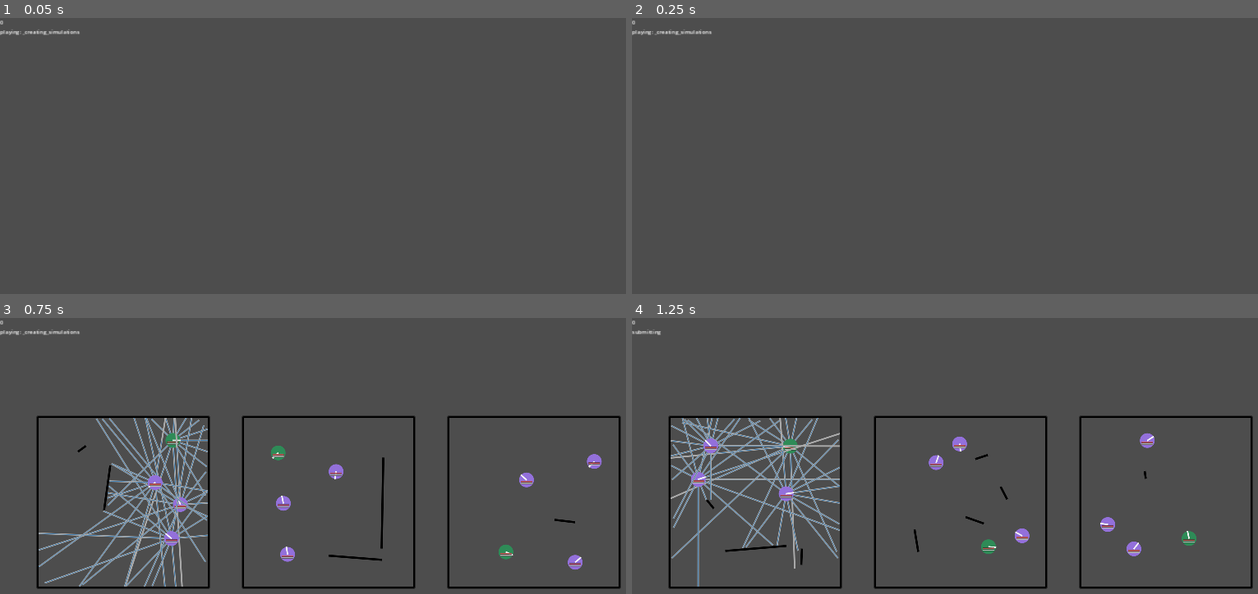
Above: before the commit, frames 1-4 (two rows, left to right).
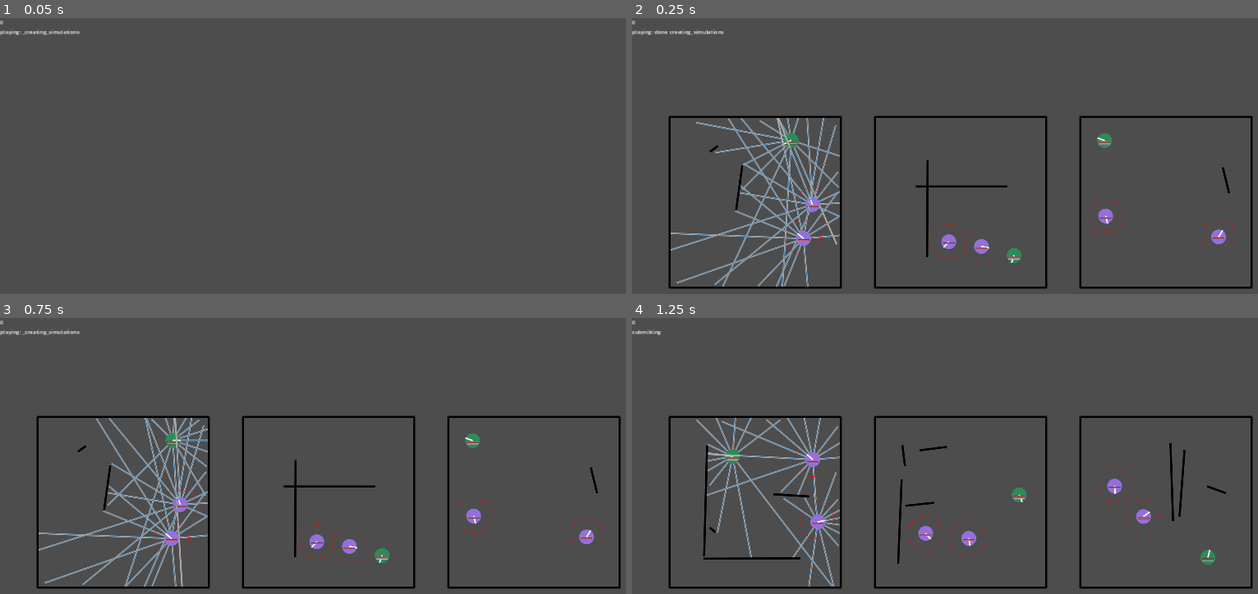
Above: after the commit, the same moments.

Repository: stokatyan/godot-ai
Game: Godot game, scene res://ZombieGame/ZEnv.tscn
The game is run twice, just before and just after one commit, with the same random seed, the same clock (stepped at 60 frames per second) and the same inputs.
Inputs:
- Up to frame 1 (0.05 s): no input
- Up to frame 2 (0.25 s): no input
- Up to frame 3 (0.75 s): tap Enter at 0.5 s; hold D from 0.53 s (still down); tap 2 at 0.6 s
- Up to frame 4 (1.25 s): keep holding D; tap Space at 0.77 s

Frame 1 is identical in both runs. In frame 2, 7.1% of the frame differs, in the area x 3-100%, y 4-99%; in frame 3, 3.1%; in frame 4, 7.3%, in the area x 6-95%, y 36-98%.
Error in both runs: Cannot call method 'poll' on a null value. (res://AI/AIServerTCP.gd:40)

Commit message:
Save checkpoints and update zombie attacking to be more visible and correctly as expected

Diff:
--- a/godot-ai-client/ZombieGame/ZEnv.gd
+++ b/godot-ai-client/ZombieGame/ZEnv.gd
@@ -81,7 +81,7 @@
 	return ZSimulation.new() as ZSimulation
 
 func get_simulation_count() -> int:
-	return 30
+	return 15
 
 func get_steps_in_round() -> int:
 	return 105
@@ -173,6 +173,7 @@
 
 		# Bullet
 		var soldier = agent as ZSoldier
+		var zombie = agent as ZZombie
 		if soldier:
 			var bullet_color = Color.RED
 			bullet_color.a = (agent._fire_delay_remaining/agent._fire_delay_per_shot)
@@ -181,6 +182,15 @@
 				Vector2(agent.last_shot_line.z, agent.last_shot_line.w) + offset,
 				bullet_color,
 				5.0 * agent._attack_damage,
+				true
+			)
+		if zombie:
+			draw_circle(
+				zombie._position + offset,
+				zombie._attack_range,
+				Color.RED,
+				false,
+				0.25,
 				true
 			)
 
@@ -205,26 +215,27 @@
 		)
 
 		stat_root.y += 5
-		var ammo_percent = agent._current_ammo / agent._ammo_per_reload
-		var ammo_color = Color.GRAY
-		if agent._current_ammo == 0:
-			ammo_percent = 1.0 - agent._reload_delay_remaining/agent._reload_time
-			ammo_color = Color.DIM_GRAY
-		# Ammo
-		draw_line(
-			stat_root,
-			stat_root + Vector2(2 * half_width, 0),
-			Color.BLACK,
-			3,
-			true
-		)
-		draw_line(
-			stat_root,
-			stat_root + Vector2(ammo_percent * 2 * half_width, 0),
-			ammo_color,
-			2,
-			true
-		)
+		if soldier:
+			var ammo_percent = agent._current_ammo / agent._ammo_per_reload
+			var ammo_color = Color.GRAY
+			if agent._current_ammo == 0:
+				ammo_percent = 1.0 - agent._reload_delay_remaining/agent._reload_time
+				ammo_color = Color.DIM_GRAY
+			# Ammo
+			draw_line(
+				stat_root,
+				stat_root + Vector2(2 * half_width, 0),
+				Color.BLACK,
+				3,
+				true
+			)
+			draw_line(
+				stat_root,
+				stat_root + Vector2(ammo_percent * 2 * half_width, 0),
+				ammo_color,
+				2,
+				true
+			)
 
 	# Walls
 	for body in s._boundary_wall_bodies + s._inner_wall_bodies:
--- a/godot-ai-client/ZombieGame/ZSimulation.gd
+++ b/godot-ai-client/ZombieGame/ZSimulation.gd
@@ -4,8 +4,8 @@
 
 var agent_names: Array[String] = ["Soldier", "Zombie"]
 
-var _agents: Array[ZAgent] = [ZSoldier.new(), ZZombie.new(), ZZombie.new(), ZZombie.new()]
-var _agent_teams: Array[int] = [1, 2, 2, 2]
+var _agents: Array[ZAgent] = [ZSoldier.new(), ZZombie.new(), ZZombie.new()]
+var _agent_teams: Array[int] = [1, 2, 2]
 
 var _map_size: float = 500
 var _map_radius: float:
@@ -301,7 +301,7 @@
 		_apply_zombie_action(agent_index, action_vector, callback)
 
 func _apply_zombie_action(agent_index: int, action_vector: Array[float], callback):
-	var agent = _agents[agent_index]
+	var agent: ZZombie = _agents[agent_index]
 	if agent.is_dead:
 		return
 
@@ -337,7 +337,7 @@
 
 	agent.step_did_elapse()
 
-	if agent._position.distance_to(_agents[0]._position) < agent._radius*1.5:
+	if agent._position.distance_to(_agents[0]._position) < agent._attack_range + _agents[0]._radius:
 		_agents[0].did_get_hit(agent._attack_damage)
 
 	agent.set_transform(agent._position + motion_vector * motion_magnitude, rotation)
--- a/godot-ai-client/ZombieGame/ZZombie.gd
+++ b/godot-ai-client/ZombieGame/ZZombie.gd
@@ -2,7 +2,7 @@
 
 class_name ZZombie
 
-
+var _attack_range: float = 30 + 20
 var _current_ammo: float = 0.01
 var _ammo_per_reload: float = 0.01
 var _ammo_cost_per_shot: float:
Not shown, changed: godot-ai-client/checkpoints/Soldier.pt
Not shown, changed: godot-ai-client/checkpoints/Zombie.pt
